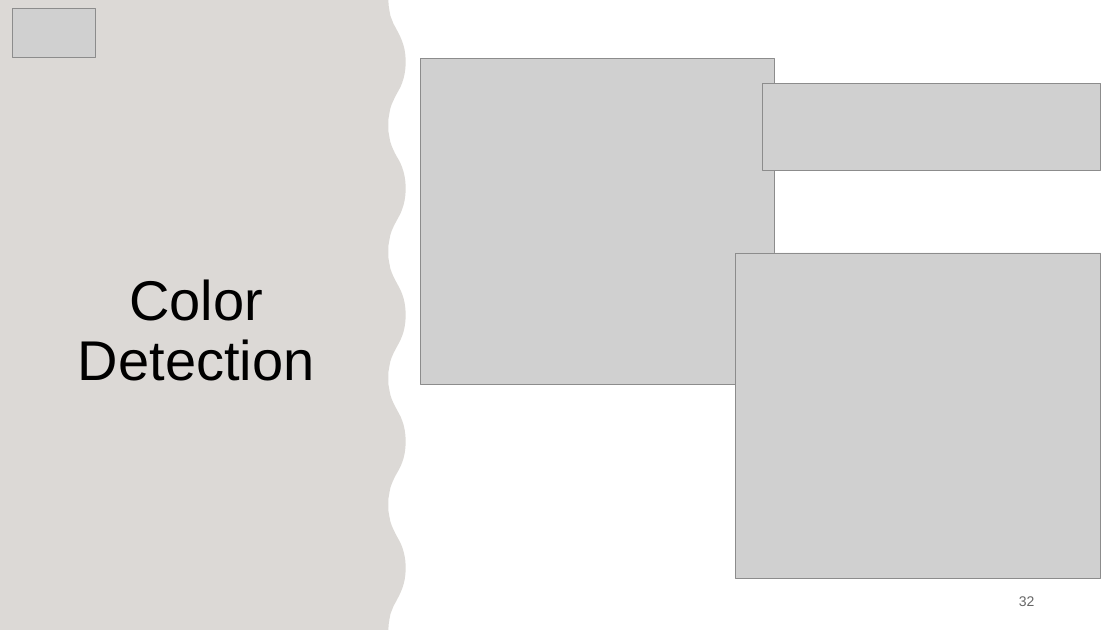
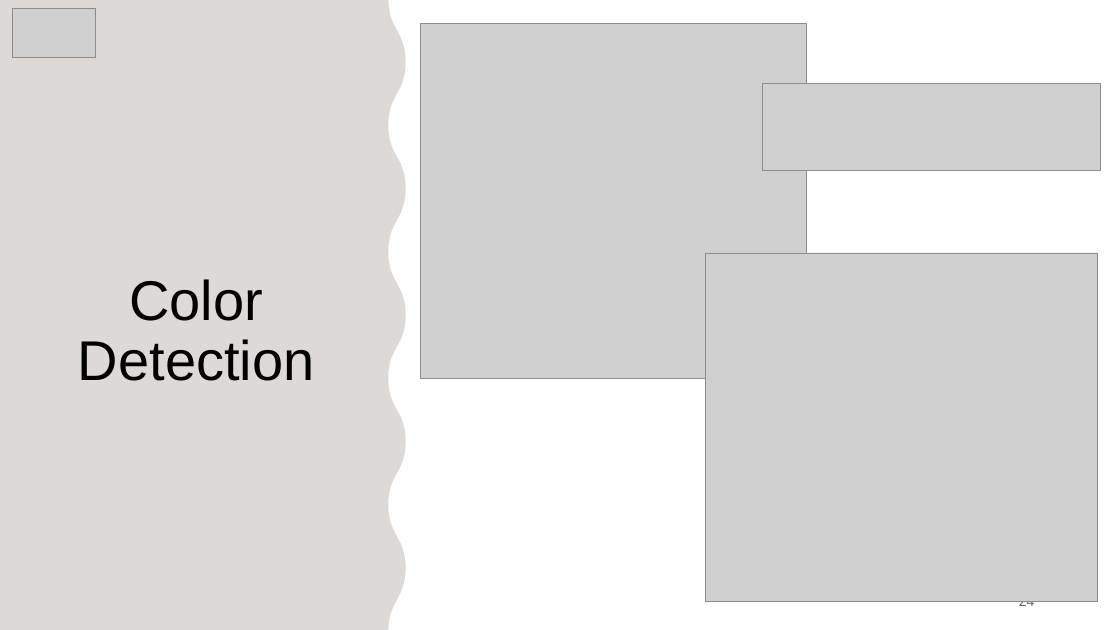
Before and after one commit to JasmeetMatta/Precision-Farming-Bot, a slide deck: slide 24 of Presentation/Final Precision Farming Using Autonomous Vehicle.pptx (slide 32 before the commit). Drawn at 1120x630 pixels with LibreOffice and Linux fonts; fonts in the diff are those of the drawing; grey boxes stand for pictures. Boxes give left, top, right and bottom in pixels: in the first picture for what was removed or moved away, otherwise in the second. Text is boxed around its words. In the diff, an @@ line names an element or a change of style, - is before the commit and + after.

```diff
--- a/Presentation/Final Precision Farming Using Autonomous Vehicle.pptx
+++ b/Presentation/Final Precision Farming Using Autonomous Vehicle.pptx
@@ picture: place and size @@
-picture at box(421, 59, 775, 385)
+picture at box(421, 24, 807, 379)
@@ picture: place and size @@
-picture at box(736, 253, 1102, 578)
+picture at box(706, 253, 1098, 602)
@@ page number at box(1019, 601, 1035, 610): text changed @@
-32
+24
```
Also in this commit, not shown: 2 other slides changed, 1 slide added, 1 other file.
